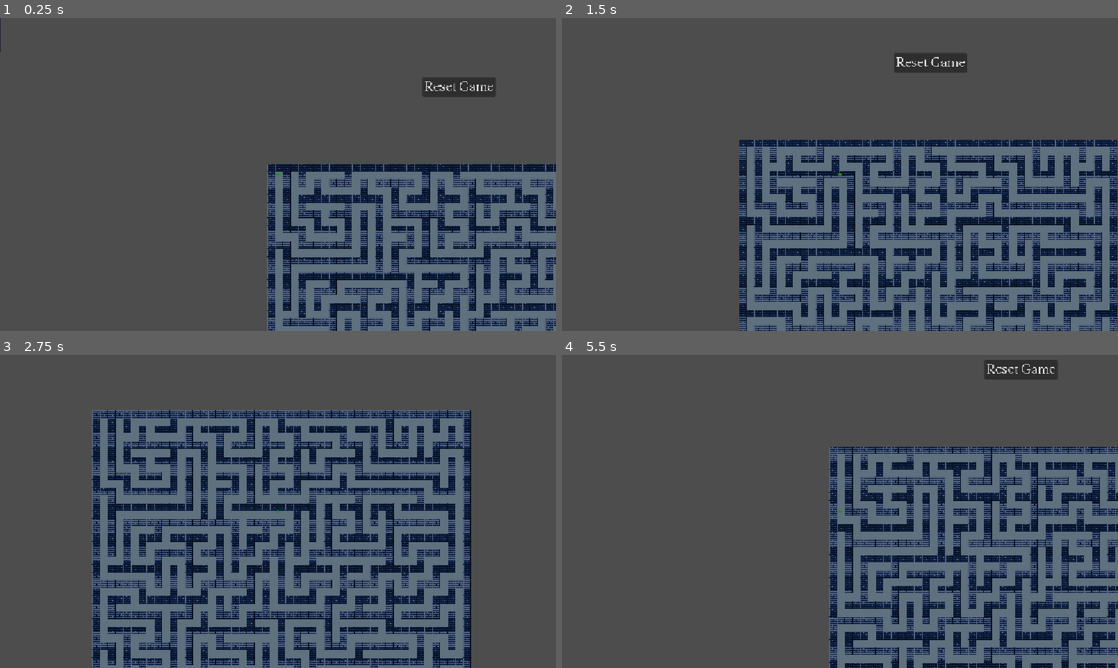
Above: before the commit, frames 1-4 (two rows, left to right).
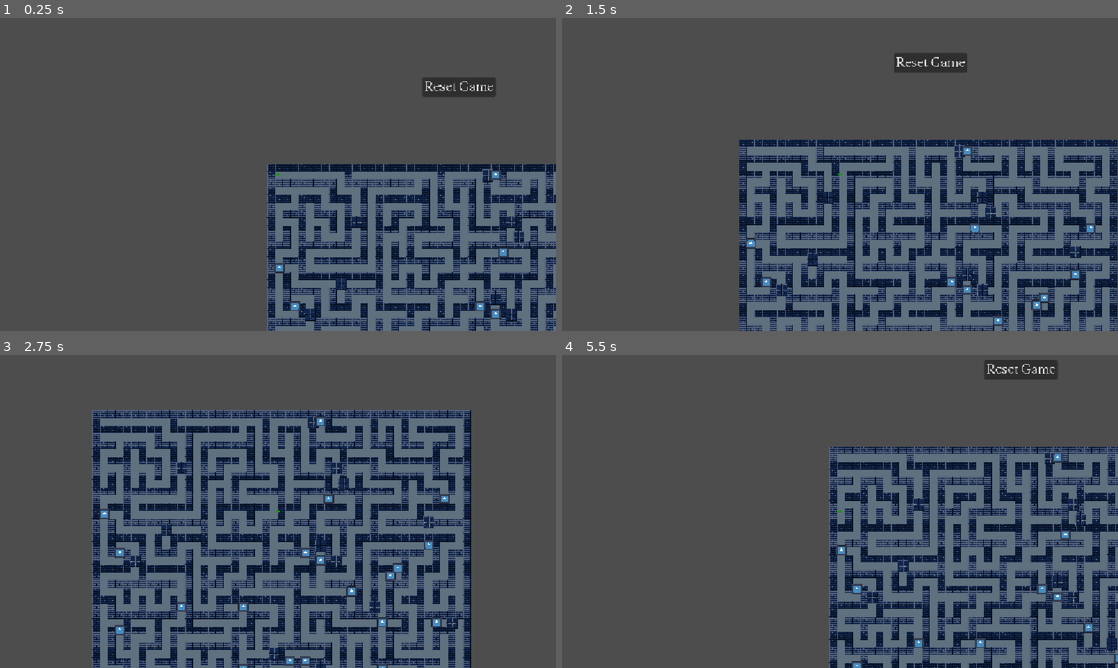
Above: after the commit, the same moments.

Repository: aeroghurt/horror-game
Game: Godot game, scene res://scenes/minigame_1.tscn
The game is run twice, just before and just after one commit, with the same random seed, the same clock (stepped at 60 frames per second) and the same inputs. This scene is started directly instead of the project's main scene. The engine's default icon, where the game draws it, is replaced by a stand-in: a white triangle on a blue panel in a dark square.
Inputs (mouse positions are in pixels of both pictures, inside the frame that each line leads up to):
- Up to frame 1 (0.25 s): no input
- Up to frame 2 (1.5 s): tap Enter at 0.5 s; move the mouse to (962, 158) at 0.52 s; hold D (right) 0.53-1.28 s; hold E (interact) 0.53-1.28 s; click (962, 158) at 0.67 s; move the mouse to (728, 190) at 1.27 s; hold S (down) from 1.28 s (still down); tap Shift (sprint) at 1.35 s
- Up to frame 3 (2.75 s): move the mouse to (333, 442) at 2.02 s; release S (down) at 2.03 s; hold D (right) from 2.03 s (still down); tap Alt at 2.1 s
- Up to frame 4 (5.5 s): move the mouse to (812, 574) at 2.77 s; release D (right) at 2.78 s; hold W (up) 2.78-3.53 s; tap E (interact) at 2.85 s; click (812, 574) at 2.92 s; move the mouse to (1006, 558) at 3.52 s; hold Shift (sprint) 3.53-4.28 s; hold A (left) 3.53-5.03 s; move the mouse to (673, 464) at 4.27 s; tap Alt at 4.35 s; move the mouse to (867, 511) at 5.02 s; hold S (down) from 5.03 s (still down); hold E (interact) from 5.03 s (still down); click (867, 511) at 5.17 s

The runs differ from the first frame. In frame 1, 4.6% of the frame differs, in the area x 0-100%, y 0-100%; in frame 2, 7.1%; in frame 3, 10%, in the area x 17-84%, y 19-100%; in frame 4, 6.5%.

Commit message:
add spawn random items in different places and reset

Diff:
--- a/scenes/minigame1_items.tscn
+++ b/scenes/minigame1_items.tscn
@@ -9,8 +9,11 @@
 script = ExtResource("1_8l4k7")
 
 [node name="Sprite2D" type="Sprite2D" parent="." unique_id=920061133]
+position = Vector2(0.9999962, -1.0000038)
+scale = Vector2(0.17187501, 0.1640625)
 texture = ExtResource("2_8iwkd")
 
 [node name="Sprite2D2" type="Sprite2D" parent="." unique_id=1070502551]
-scale = Vector2(2, 2)
+position = Vector2(1, 0)
+scale = Vector2(0.71875, 0.78125)
 texture = ExtResource("3_jls6k")
--- a/scenes/minigame_1.tscn
+++ b/scenes/minigame_1.tscn
@@ -34,4 +34,6 @@
 
 [node name="Camera2D" type="Camera2D" parent="dotPlayer" unique_id=1703327336]
 
+[node name="items" type="Node2D" parent="." unique_id=384223788]
+
 [connection signal="pressed" from="Button" to="." method="_on_button_pressed"]
--- a/scripts/minigame_1.gd
+++ b/scripts/minigame_1.gd
@@ -1,6 +1,7 @@
 extends Node2D
 
 @onready var tileMapLayer: TileMapLayer = $TileMapLayer
+@onready var items_group: Node2D = $items
 
 const ROWS: int = 49
 const COLUMNS: int = 49
@@ -24,6 +25,8 @@
 		for c in range(COLUMNS):
 			row.append(1)
 		maze.append(row)
+	for item in items_group.get_children():
+			item.queue_free()
 
 
 func generate_maze():
@@ -71,15 +74,17 @@
 	for r in range(ROWS):
 		for c in range(COLUMNS):
 			var tile_type = WALL if maze[r][c] == 1 else PATH
-			tileMapLayer.set_cell(Vector2i(c, r), 0, tile_type)
+			tileMapLayer.set_cell(Vector2i(r, c), 0, tile_type)
+			# reminder to self: data gets the atlas of the tile only
 			var data = tileMapLayer.get_cell_atlas_coords(Vector2i(r, c))
-			if data == Vector2i(0,0):
+			var random_num = randi_range(0, 100)
+			if data == Vector2i(1,0) && random_num % 50 == 0:
 				var item = preload("res://scenes/minigame1_items.tscn").instantiate()
-				add_child(item)
-				print("very path")
+				items_group.add_child(item)
+				## get the coordinates of the tile
+				var coords = tileMapLayer.to_global(tileMapLayer.map_to_local(Vector2(r, c)))
+				item.global_position = coords
 
-		## get coordinates of paths
-		## get random number for the type of item
 
 func _on_button_pressed() -> void:
 	generate_maze()
